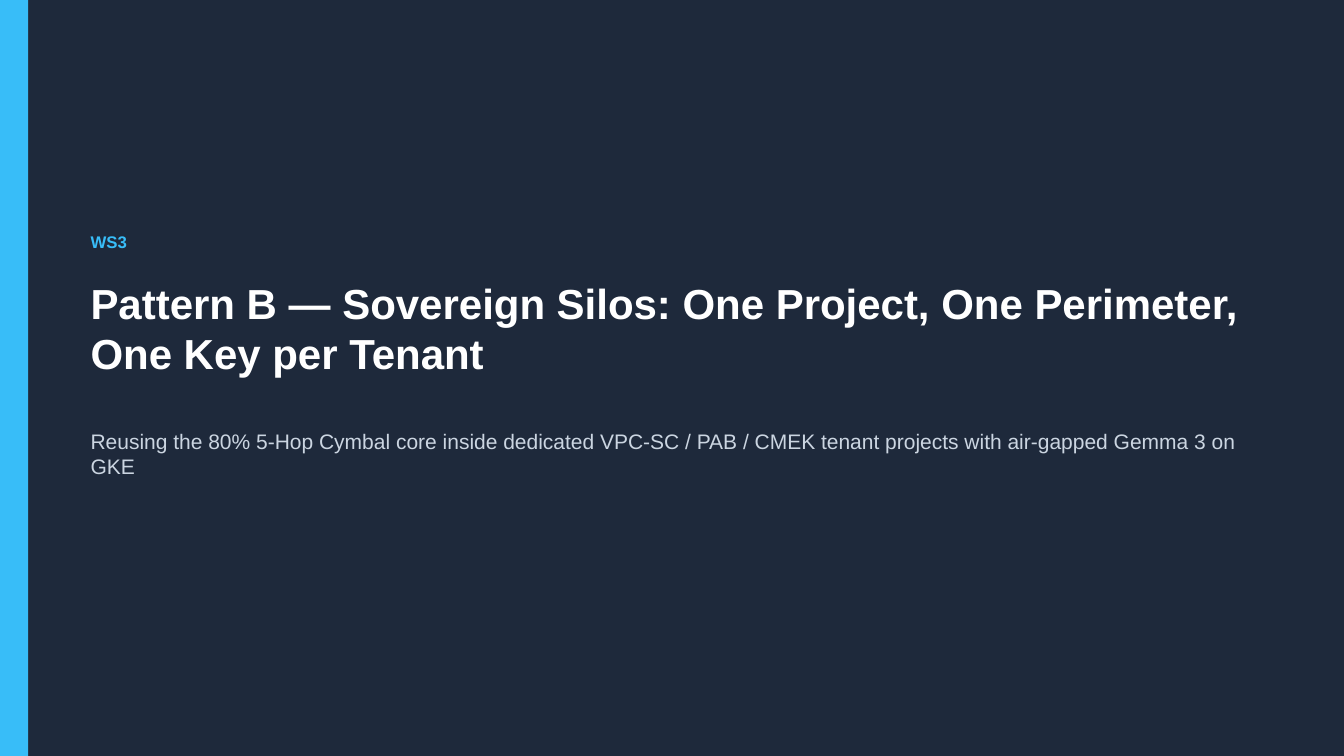
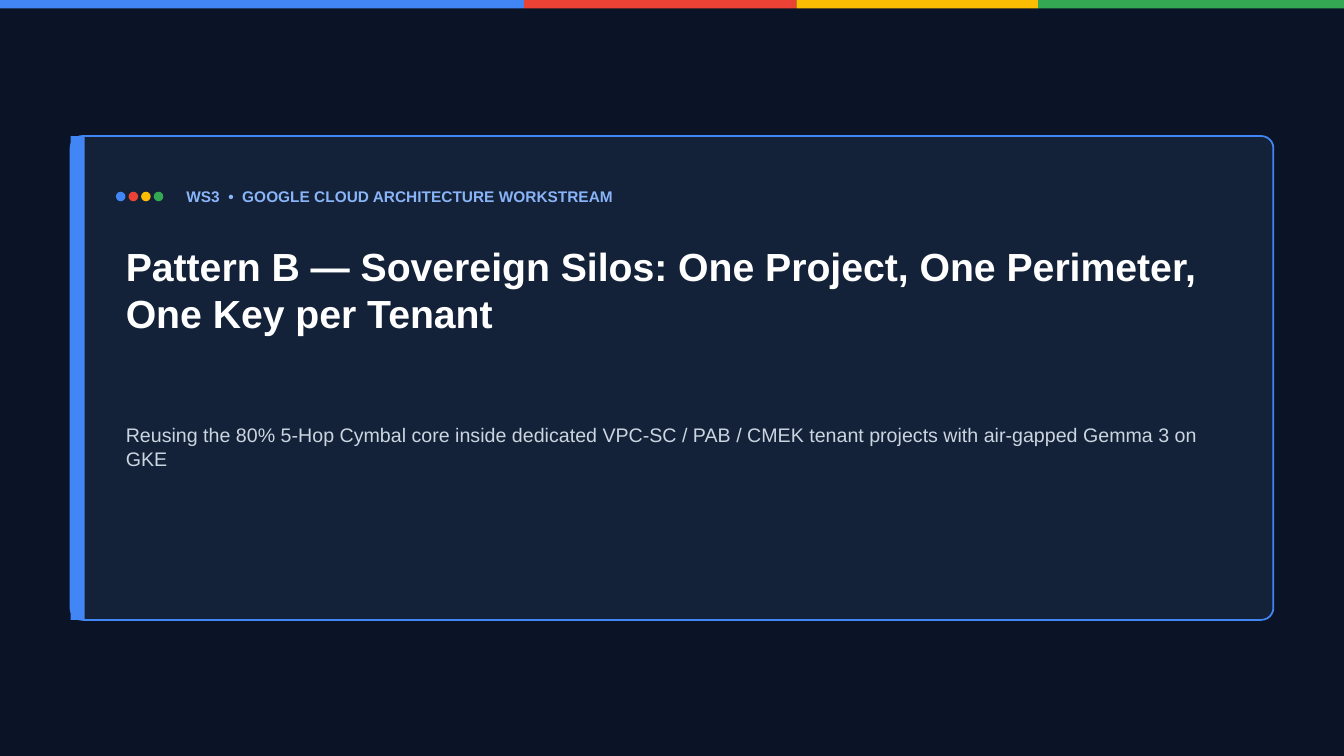
Before and after one commit to nitinaggarwal-12/blogs, a slide deck: slide 27 of slides/geap-multi-tenancy-all-workstreams-editable-slides.pptx. Drawn at 1344x756 pixels with LibreOffice and Linux fonts; fonts in the diff are those of the drawing. Boxes give left, top, right and bottom in pixels: in the first picture for what was removed or moved away, otherwise in the second. Text is boxed around its words. In the diff, an @@ line names an element or a change of style, - is before the commit and + after.

Commit message:
feat(slides+portal): add PromptCanvas Cloud Viewer & Open with Google Slides/Docs split-pill, fix Google Slides OOXML text-box shrink/insets & arrowheads, sync 6 decks + 6 blogs to Drive v3

```diff
--- a/slides/geap-multi-tenancy-all-workstreams-editable-slides.pptx
+++ b/slides/geap-multi-tenancy-all-workstreams-editable-slides.pptx
@@ background #1E293B to #0B1426 @@
@@ rectangle added at [0, 0, 524, 9], fill #4285F4 @@
@@ rectangle added at [524, 0, 797, 9], fill #EA4335 @@
@@ rectangle added at [797, 0, 1038, 9], fill #FBBC04 @@
@@ rectangle added at [1038, 0, 1344, 9], fill #34A853 @@
@@ rectangle: place and size @@
-rectangle at [0, 0, 28, 756]
+rectangle at [71, 136, 85, 620]
@@ rectangle at [71, 136, 85, 620]: fill #38BDF8 to #4285F4 @@
@@ rounded rectangle added at [71, 136, 1273, 620], fill #132238, outline #4285F4 1.25 pt @@
@@ ellipse added at [116, 192, 126, 202], fill #4285F4 @@
@@ ellipse added at [128, 192, 138, 202], fill #EA4335 @@
@@ ellipse added at [141, 192, 151, 202], fill #FBBC04 @@
@@ ellipse added at [153, 192, 163, 202], fill #34A853 @@
@@ text added at [186, 191, 613, 202], 11 pt, text #8AB4F8, bold @@
+WS3 • GOOGLE CLOUD ARCHITECTURE WORKSTREAM
@@ text removed at [91, 236, 127, 248] @@
-WS3
@@ text "Pattern B — Sovereign Silos: ...": place and size @@
-text "Pattern B — Sovereign Silos: ..." at [91, 288, 1238, 377]
+text "Pattern B — Sovereign Silos: ..." at [126, 252, 1196, 336]
@@ text "Pattern B — Sovereign Silos: ..." at [126, 252, 1196, 336]: size 30 to 28 pt @@
@@ text "Reusing the 80% 5-Hop Cymbal ...": place and size @@
-text "Reusing the 80% 5-Hop Cymbal ..." at [91, 434, 1235, 474]
+text "Reusing the 80% 5-Hop Cymbal ..." at [126, 428, 1197, 466]
@@ text "Reusing the 80% 5-Hop Cymbal ..." at [126, 428, 1197, 466]: size 15 to 14 pt @@
```
Also in this commit, not shown: 46 other slides changed, 13 slides added, 13 slides removed, 17 other files.
